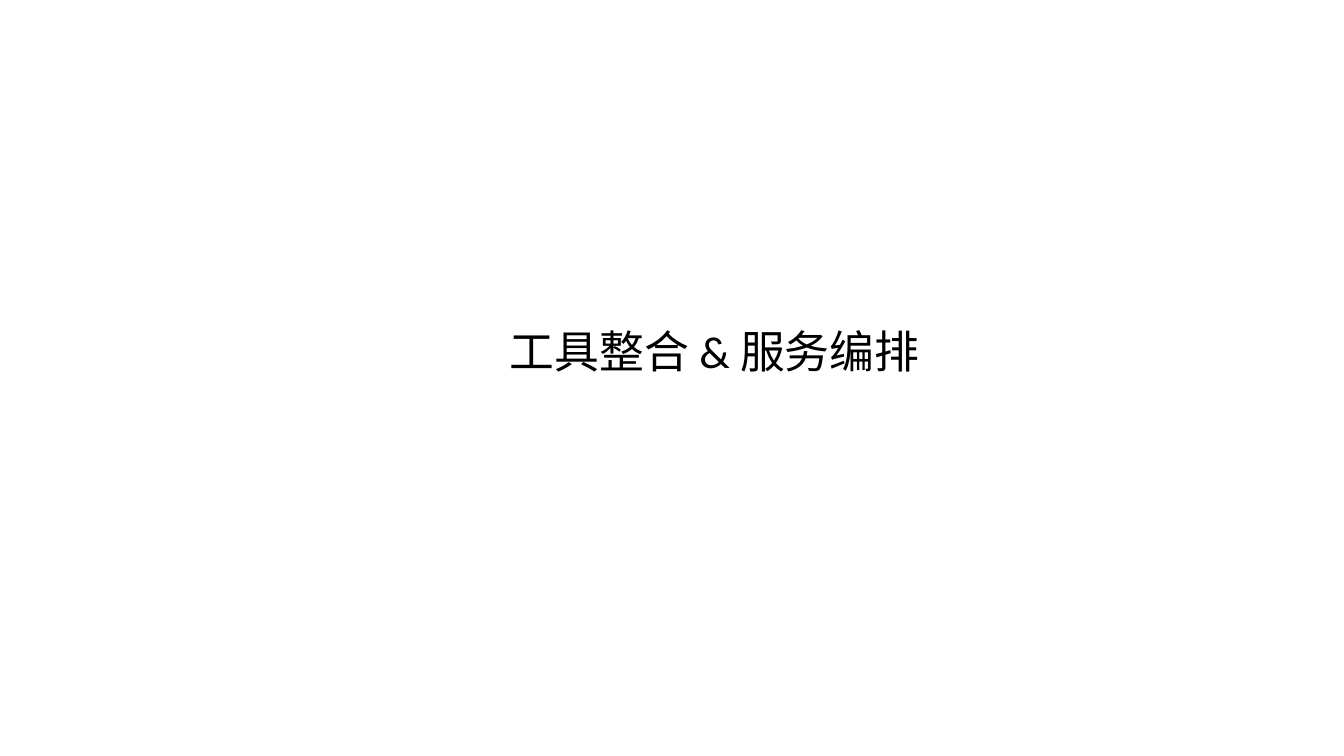
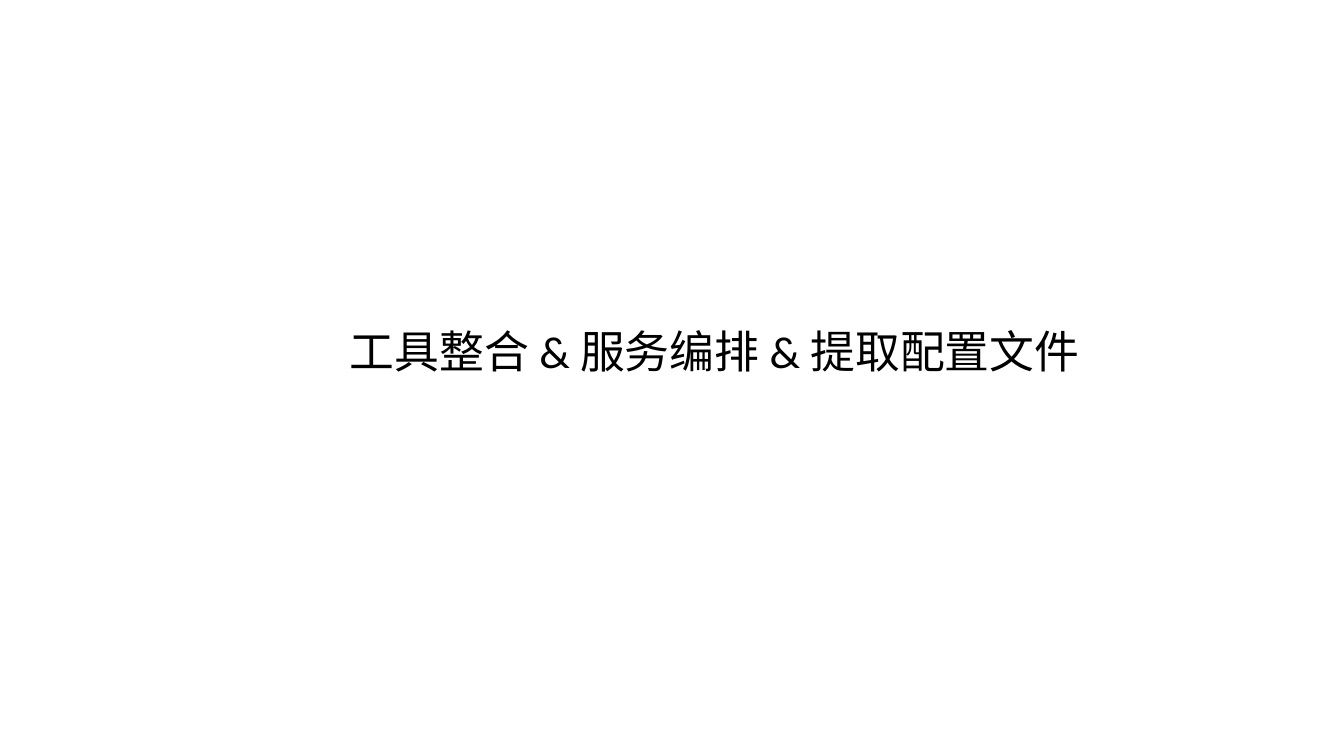
Before and after one commit to gtsigner/docker-samples, a slide deck: slide 16 of 1.Docker高可用的开发环境-preview.pptx. Drawn at 1344x756 pixels with LibreOffice and Linux fonts; fonts in the diff are those of the drawing. Boxes give left, top, right and bottom in pixels: in the first picture for what was removed or moved away, otherwise in the second. Text is boxed around its words. In the diff, an @@ line names an element or a change of style, - is before the commit and + after.

```diff
--- a/1.Docker高可用的开发环境-preview.pptx
+++ b/1.Docker高可用的开发环境-preview.pptx
@@ text at box(350, 330, 1079, 372): text changed @@
-工具整合 & 服务编排
+工具整合 & 服务编排 & 提取配置文件
```
Also in this commit, not shown: 2 other slides changed, 2 other files.
